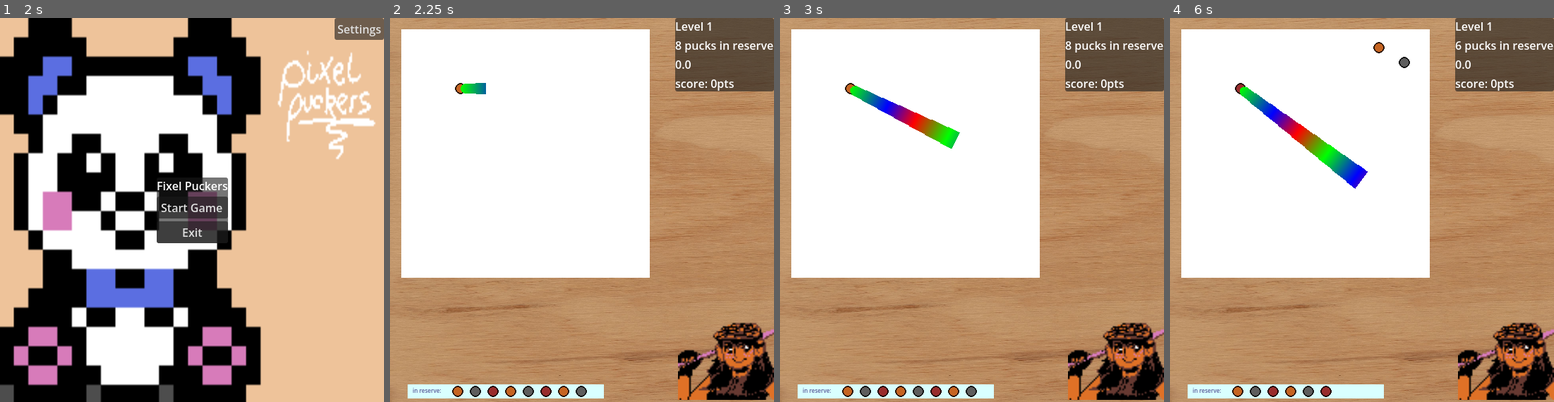
Above: before the commit, frames 1-4 (left to right).
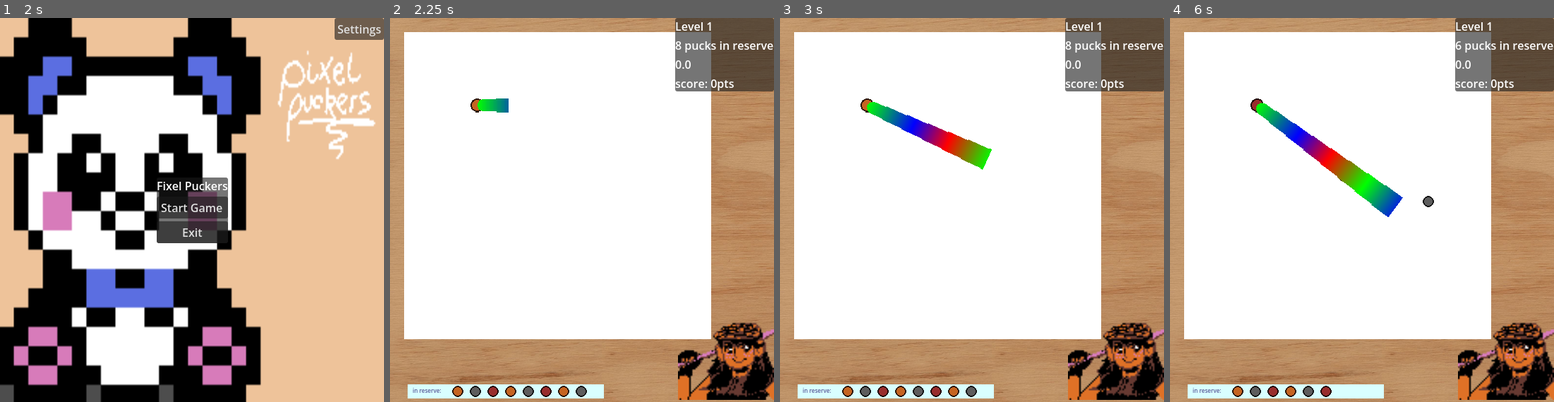
Above: after the commit, the same moments.

Repository: autumn-heights/levelherup-jam-2026
Game: Godot game, scene res://scenes/UI/splash_screen.tscn
Same seed, same stepped clock (60 frames per second), same inputs: the game is played once before the commit and once after it.
Inputs (mouse positions are in pixels of both pictures, inside the frame that each line leads up to):
- Up to frame 1 (2 s): click "Settings" at 0.5 s; click "Return" at 1.25 s
- Up to frame 2 (2.25 s): click "Start Game" at 2 s
- Up to frame 3 (3 s): tap Enter at 2.75 s; move the mouse to (1056, 190) at 2.77 s; press the mouse at (1056, 190) at 2.78 s
- Up to frame 4 (6 s): tap Space at 3.5 s; move the mouse to (1285, 229) at 3.52 s; release the mouse at (1285, 229) at 3.53 s; click (1285, 229) at 3.6 s; move the mouse to (1400, 125) at 4.27 s; press the mouse at (1400, 125) at 4.28 s; move the mouse to (1342, 286) at 5.02 s; release the mouse at (1342, 286) at 5.03 s; click (1342, 286) at 5.1 s; move the mouse to (1477, 267) at 5.77 s; press the mouse at (1477, 267) at 5.78 s

Frame 1 is identical in both runs. In frame 2, 26% of the frame differs, in the area x 0-100%, y 0-100%; in frame 3, 27%; in frame 4, 28%.

Commit message:
r3
scaling, credits ect

Diff:
--- a/fill-bucket-golf/World/level_grid.gd
+++ b/fill-bucket-golf/World/level_grid.gd
@@ -55,7 +55,7 @@
 # receive the puck landing event
 func puck_landed(puck: Puck) -> int:
 	#identify region
-	var local = to_local(puck.position)
+	var local = to_local(puck.global_position)
 	var map = local_to_map(local)
 	var artmap :ArtMap  = GetCell(map.x, map.y)
 	if (artmap.Region == 0):
--- a/fill-bucket-golf/scenes/UI/canvas_layer.tscn
+++ b/fill-bucket-golf/scenes/UI/canvas_layer.tscn
@@ -23,7 +23,7 @@
 layout_mode = 2
 text = "game end :)
 credits:
-au, june, lou, steph
+au, june, lou, steph, HJ.Ezrea-A
 wood texture from texturelabs.org"
 
 [node name="InfoContainer" type="PanelContainer" parent="." unique_id=1527373170]
--- a/fill-bucket-golf/scenes/world.gd
+++ b/fill-bucket-golf/scenes/world.gd
@@ -36,10 +36,12 @@
 var current_puck = null;
 var pucks_in_motion = 0;
 
-@onready var level_grid = $LevelGrid
+@onready var level_grid = $GameViewer/LevelGrid
 @onready var ui_layer: CanvasLayer = $UILayer
-@onready var thrower: Node2D = $Thrower
 @onready var inventory = $Inventory
+@onready var thrower: Node2D = $GameViewer/Thrower
+@onready var borders: Node2D = $GameViewer/Borders
+
 
 @onready var wait_timer_label = ui_layer.wait_timer_label
 @onready var wait_timer = ui_layer.wait_timer
@@ -97,13 +99,14 @@
 		wait_timer.start();
 
 
+@onready var game_viewer: Node2D = $GameViewer
 
 func create_puck():
 	if pucks_in_hand > 0:
 		var colour_id = PUCK_INVENTORY_BY_LEVEL[current_level-1][-pucks_in_hand]
 		pucks_in_hand -= 1;
 		current_puck = scene_puck.instantiate();
-		add_child(current_puck)
+		game_viewer.add_child(current_puck)
 		current_puck.position = puck_start_position;
 		current_puck.freeze = 1;
 		current_puck.report_puck_stopped.connect(_on_report_puck_stopped);
@@ -125,6 +128,7 @@
 			load_level(current_level);
 		else:
 			wrap_up_game();
+var viewer_ratio = 0.8
 
 func update_pucks_in_motion():
 	pucks_in_motion = 0
@@ -143,7 +147,7 @@
 
 func load_level(level_id):
 	level_grid.construct_scene(filenames[level_id -1])
-	$Borders.generate_borders(level_grid)
+	borders.generate_borders(level_grid)
 	pucks_in_hand = PUCK_INVENTORY_BY_LEVEL[level_id-1].size();
 	inventory.add_display_pucks(PUCK_INVENTORY_BY_LEVEL[level_id-1])
 	create_puck();
@@ -152,6 +156,10 @@
 
 func orgainse_screen_elements():
 	var board_area : Vector2 = level_grid.get_used_rect().size * level_grid.tile_set.tile_size
+	var screensize = Vector2(544, 544)
+
+	var ideal_size = screensize * viewer_ratio
+	game_viewer.scale = ideal_size / board_area
 	#print(board_area)
 	#DisplayServer.window_set_size(board_area + table_border)
 
@@ -164,7 +172,7 @@
 
 
 func wrap_up_game():
-	$LevelGrid.hide();
+	level_grid.hide();
 	game_end_label.show();
 	# figure out how to display score
 	#game_end_label.text += "\n Your score: " + str(total_score)
--- a/fill-bucket-golf/scenes/world.tscn
+++ b/fill-bucket-golf/scenes/world.tscn
@@ -13,34 +13,36 @@
 [node name="World" type="Node2D" unique_id=90205617]
 script = ExtResource("1_rwgxs")
 
-[node name="Sprite2D" type="Sprite2D" parent="." unique_id=1536510915]
+[node name="GameViewer" type="Node2D" parent="." unique_id=438746988]
+
+[node name="Sprite2D" type="Sprite2D" parent="GameViewer" unique_id=1536510915]
 position = Vector2(301, 336)
 scale = Vector2(0.5610849, 0.46640736)
 texture = ExtResource("2_i7141")
 
-[node name="Thrower" parent="." unique_id=4659465 instance=ExtResource("1_nnsk1")]
+[node name="Thrower" parent="GameViewer" unique_id=4659465 instance=ExtResource("1_nnsk1")]
 position = Vector2(20, 321)
 
-[node name="Borders" type="Node2D" parent="." unique_id=2140081404]
+[node name="Borders" type="Node2D" parent="GameViewer" unique_id=2140081404]
 script = ExtResource("3_71j4m")
 
-[node name="StaticBody2D" type="StaticBody2D" parent="Borders" unique_id=775871465 groups=["Wall"]]
+[node name="StaticBody2D" type="StaticBody2D" parent="GameViewer/Borders" unique_id=775871465 groups=["Wall"]]
 
-[node name="CollisionShape2D" type="CollisionShape2D" parent="Borders/StaticBody2D" unique_id=1764842078]
+[node name="CollisionShape2D" type="CollisionShape2D" parent="GameViewer/Borders/StaticBody2D" unique_id=1764842078]
 position = Vector2(390, 248)
 
-[node name="CollisionShape2D2" type="CollisionShape2D" parent="Borders/StaticBody2D" unique_id=1395566609]
+[node name="CollisionShape2D2" type="CollisionShape2D" parent="GameViewer/Borders/StaticBody2D" unique_id=1395566609]
 position = Vector2(215, 302)
 rotation = 1.5707964
 
-[node name="CollisionShape2D3" type="CollisionShape2D" parent="Borders/StaticBody2D" unique_id=1820780870]
+[node name="CollisionShape2D3" type="CollisionShape2D" parent="GameViewer/Borders/StaticBody2D" unique_id=1820780870]
 position = Vector2(291, 457)
 
-[node name="CollisionShape2D4" type="CollisionShape2D" parent="Borders/StaticBody2D" unique_id=167827431]
+[node name="CollisionShape2D4" type="CollisionShape2D" parent="GameViewer/Borders/StaticBody2D" unique_id=167827431]
 position = Vector2(324, 303)
 rotation = 1.5707964
 
-[node name="LevelGrid" parent="." unique_id=742980925 instance=ExtResource("2_4wyf3")]
+[node name="LevelGrid" parent="GameViewer" unique_id=742980925 instance=ExtResource("2_4wyf3")]
 
 [node name="UILayer" parent="." unique_id=2034971586 instance=ExtResource("4_k0juu")]
 
Not shown, changed: fill-bucket-golf/export_presets.cfg
Not shown, added: Versions/FixelPuckers_R3.zip
Not shown, added: Versions/R3/fill-bucket-golf.pck
